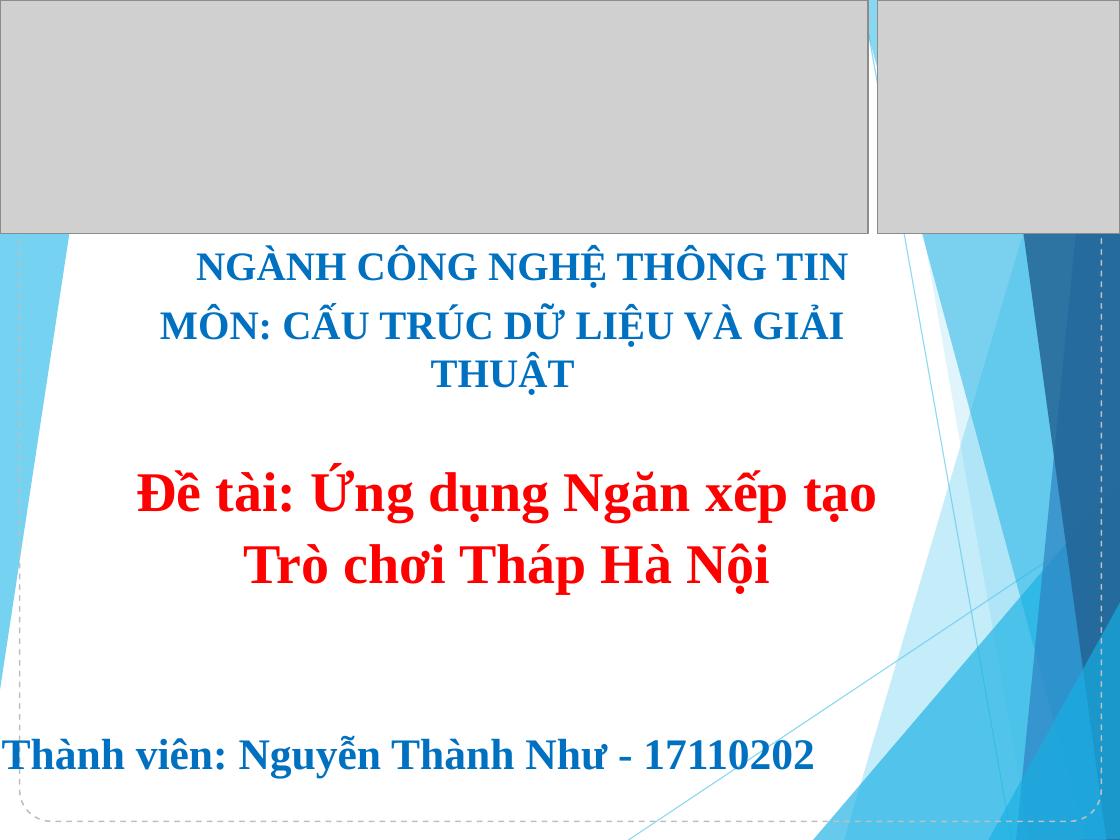
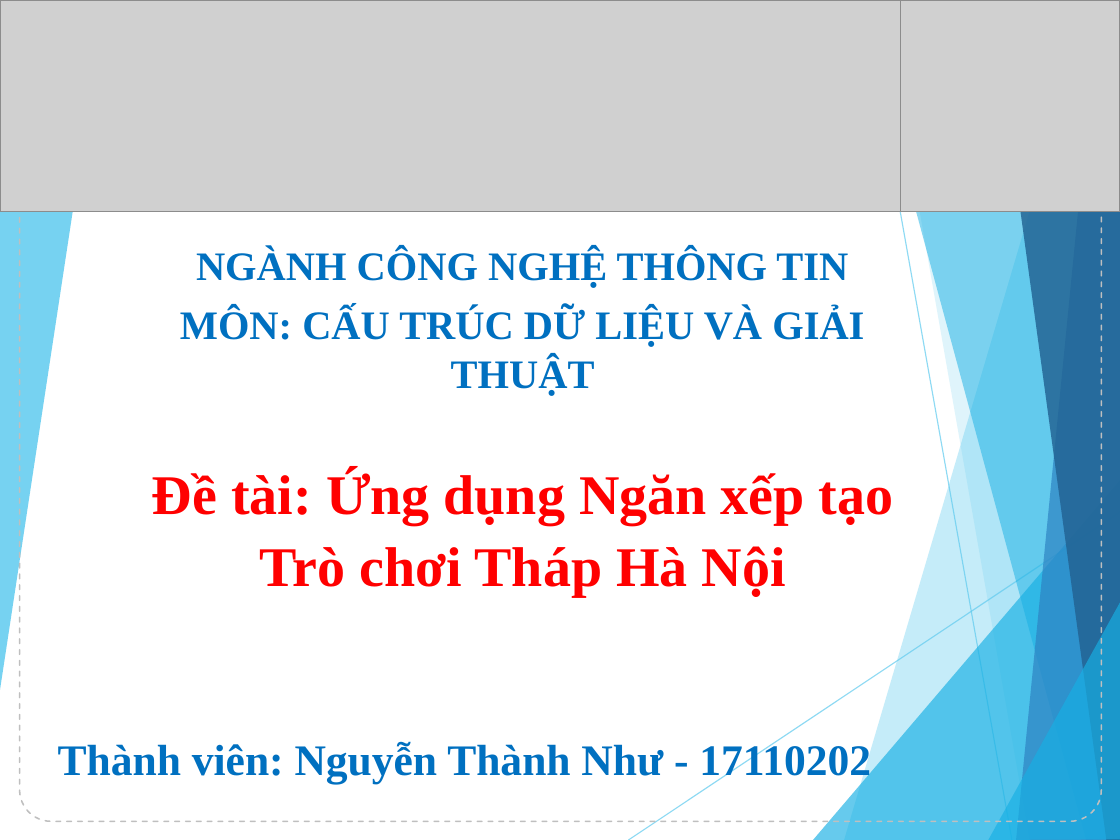
Before and after one commit to NguyenThanhNhuJS99/ThapHaNoi, a slide deck: slide 1 of BaoCaoDoAn.pptx. Drawn at 1120x840 pixels with LibreOffice and Linux fonts; fonts in the diff are those of the drawing; grey boxes stand for pictures. Boxes give left, top, right and bottom in pixels: in the first picture for what was removed or moved away, otherwise in the second. Text is boxed around its words. In the diff, an @@ line names an element or a change of style, - is before the commit and + after.

```diff
--- a/BaoCaoDoAn.pptx
+++ b/BaoCaoDoAn.pptx
@@ picture: place and size @@
-picture at [0,0,868,233]
+picture at [0,0,900,212]
@@ picture: place and size @@
-picture at [877,0,1120,233]
+picture at [900,0,1120,212]
@@ subtitle "MÔN: CẤU TRÚC DỮ LIỆU ...": place and size @@
-subtitle "MÔN: CẤU TRÚC DỮ LIỆU ..." at [160,307,844,395]
+subtitle "MÔN: CẤU TRÚC DỮ LIỆU ..." at [180,308,864,396]
@@ text "Đề tài: Ứng dụng Ngăn ...": place and size @@
-text "Đề tài: Ứng dụng Ngăn ..." at [136,467,878,593]
+text "Đề tài: Ứng dụng Ngăn ..." at [152,470,894,596]
@@ text "Thành viên: Nguyễn Thành Như ...": place and size @@
-text "Thành viên: Nguyễn Thành Như ..." at [2,734,815,777]
+text "Thành viên: Nguyễn Thành Như ..." at [58,740,871,783]
```
Also in this commit, not shown: 2 other slides changed, 3 other files.
